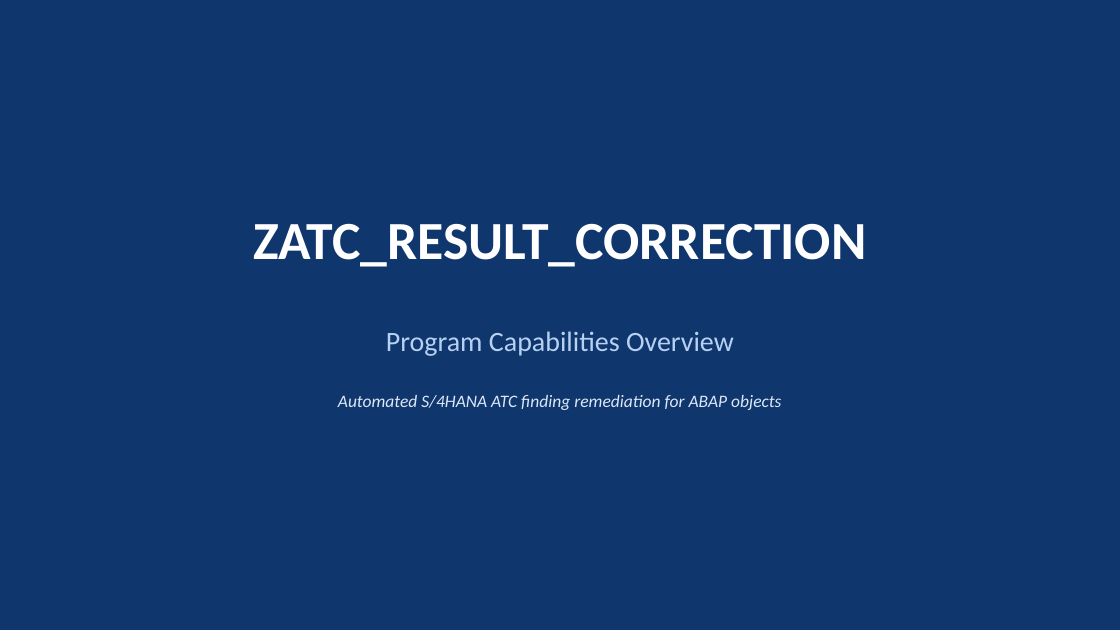
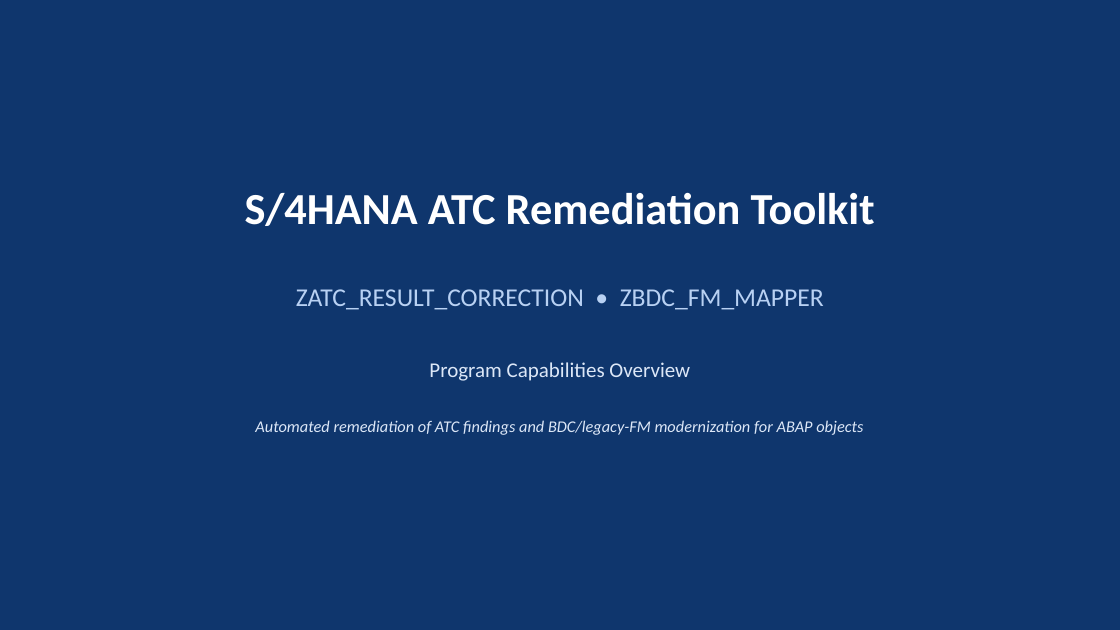
Before and after one commit to vaibhavdiligent/ONGC-CST-Purchase-Date-Sharing-, a slide deck: slide 1 of ZATC_RESULT_CORRECTION_CAPABILITIES.pptx. Drawn at 1120x630 pixels with LibreOffice and Linux fonts; fonts in the diff are those of the drawing. Boxes give left, top, right and bottom in pixels: in the first picture for what was removed or moved away, otherwise in the second. Text is boxed around its words. In the diff, an @@ line names an element or a change of style, - is before the commit and + after.

```diff
--- a/ZATC_RESULT_CORRECTION_CAPABILITIES.pptx
+++ b/ZATC_RESULT_CORRECTION_CAPABILITIES.pptx
@@ text added at [245, 193, 875, 226], 38 pt, text #FFFFFF, bold @@
+S/4HANA ATC Remediation Toolkit
@@ text at [296, 289, 824, 310]: text changed; size 46 to 22 pt; text colour #FFFFFF to #B8D1F3; bold off @@
-ZATC_RESULT_CORRECTION
+ZATC_RESULT_CORRECTION • ZBDC_FM_MAPPER
@@ text "Program Capabilities Overview": place and size @@
-text "Program Capabilities Overview" at [386, 331, 734, 356]
+text "Program Capabilities Overview" at [429, 362, 690, 381]
@@ text "Program Capabilities Overview" at [429, 362, 690, 381]: size 24 to 18 pt, text colour #B8D1F3 to #DCE7F7 @@
@@ text at [255, 420, 863, 435]: text changed; size 15 to 14 pt @@
-Automated S/4HANA ATC finding remediation for ABAP objects
+Automated remediation of ATC findings and BDC/legacy-FM modernization for ABAP objects
```
Also in this commit, not shown: 3 other slides changed, 7 slides added.
